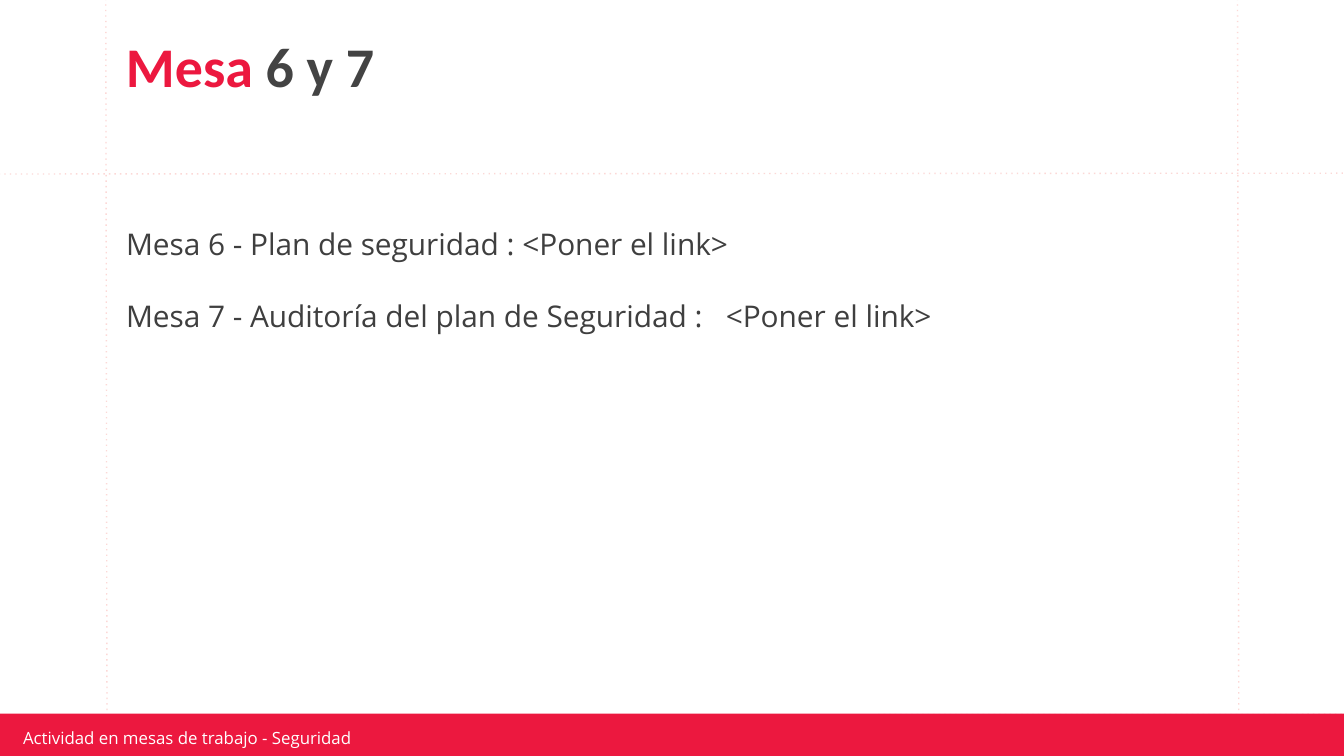
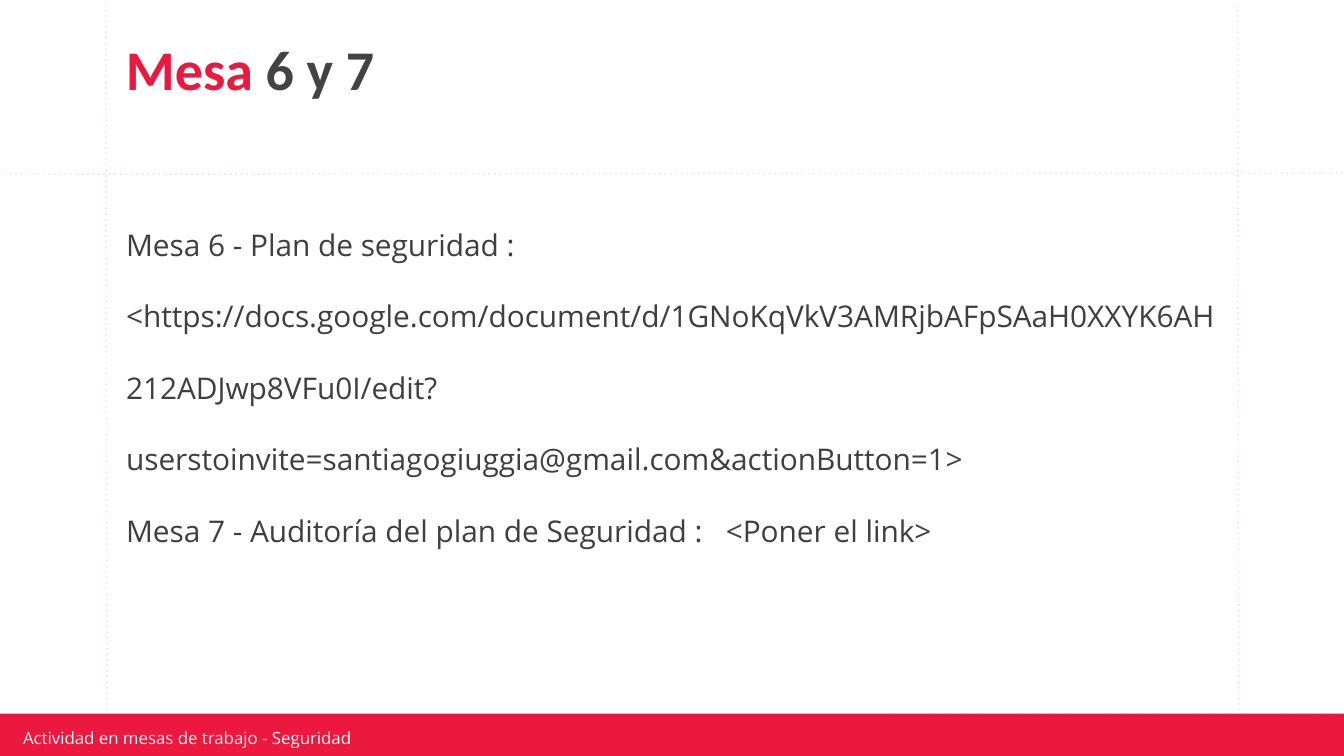
Before and after one commit to jpereyradh/Mochila_0921TDIIFN1C5LAED0921PT, a slide deck: slide 7 of Clase 25 - Seguriddad/Consignas/C25 - Actividad Seguridad y Auditoria ( Copiar 1 x camada - tiene 11 mesas).pptx. Drawn at 1344x756 pixels with LibreOffice and Linux fonts; fonts in the diff are those of the drawing; background and template pictures are left out. Boxes give left, top, right and bottom in pixels: in the first picture for what was removed or moved away, otherwise in the second. Text is boxed around its words. In the diff, an @@ line names an element or a change of style, - is before the commit and + after.

Commit message:
actividad 25 parte 1 completada G6

```diff
--- a/Clase 25 - Seguriddad/Consignas/C25 - Actividad Seguridad y Auditoria ( Copiar 1 x camada - tiene 11 mesas).pptx
+++ b/Clase 25 - Seguriddad/Consignas/C25 - Actividad Seguridad y Auditoria ( Copiar 1 x camada - tiene 11 mesas).pptx
@@ text at (126, 233, 1214, 549): text changed @@
-Mesa 6 - Plan de seguridad : <Poner el link>
-Mesa 7 - Auditoría del plan de Seguridad : <Poner el link>
+Mesa 6 - Plan de seguridad : <https://docs.google.com/document/d/1GNoKqVkV3AMRjbAFpSAaH0XXYK6AH212ADJwp8VFu0I/edit?userstoinvite=santiagogiuggia@gmail.com&actionButton=1>
+Mesa 7 - Auditoría del plan de Seguridad : <Poner el link>
```
